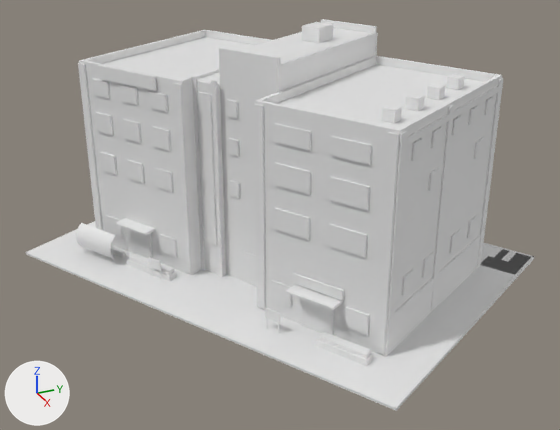
The glTF model models/place_구립성동청소년독서실.glb, before and after one commit.
Camera for both pictures: a camera (50 mm lens) standing at (50.0, -22.7, 28.3) and looking at (1.5, -0.9, 4.0). Arrows for +X, +Y and +Z are at lower left; the lights stay in place. The older version comes first. Materials are left out; every surface is plain grey. Where no turn or scale is listed for an object, it has been applied to the vertices. Vertices at exactly the same position are counted once.

Names of what the first picture shows: 'Merged_Core_5FStucco', 'Merged_Core_BrownBand', 'Merged_Core_Pilasters', 'Merged_Env_Crosswalk', 'Merged_Env_Curbs', 'Merged_Env_Sidewalks', 'Merged_Env_SiteBase', 'Merged_Env_YardAsphalt', 'Merged_NE_GreenRoof', 'Merged_NE_Parapet', 'Merged_NE_Pilasters', 'Merged_NE_StonePlinth', 'Merged_NE_StuccoBody', 'Merged_SW_GreenRoof', 'Merged_SW_Pilasters', 'Merged_SW_StuccoBody', 'Merged_WinGlass3P' and 28 more.
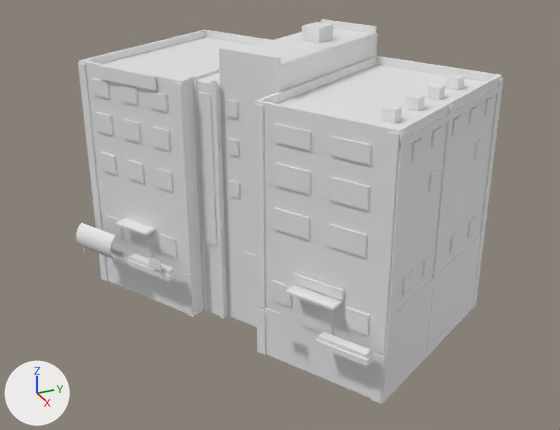
Where the newer file only moved an object's origin or applied its transform, the numbers keep the older frame.

The change, as a list of edits to the scene's bpy script:
```text
Change me_mesh_5:
    remove me_mesh_5.from_pydata(...)  # 56 vertices, 84 faces; spans x -8.0..8.1, y -8.8..8.8, z -7.2..7.2
    add me_mesh_5.from_pydata(...)  # 88 vertices, 132 faces; spans x -8.0..8.1, y -8.8..8.8, z -11.0..7.2
    me_mesh_5 part 1: the loose piece of 8 vertices spanning x -0.8..-0.2, y -8.8..-8.3, z -7.2..7.2 is copied, and the copy is scaled about its middle by (1, 1, 0.25), then moved by (0.0, 0.0, -9.2); it spans x -0.8..-0.2, y -8.8..-8.3, z -11.0..-7.4
    me_mesh_5 part 2: the loose piece of 8 vertices spanning x 7.4..8.1, y -4.0..-3.5, z -7.2..7.2 is copied, and the copy is scaled about its middle by (1, 1, 0.25), then moved by (0.0, 0.0, -9.2); it spans x 7.4..8.1, y -4.0..-3.5, z -11.0..-7.4
    other edits to the shape of me_mesh_5 do not show in these pictures
Change me_mesh_12:
    remove me_mesh_12.from_pydata(...)  # 8 vertices, 12 faces; spans x -4.12..4.12, y -6.13..6.13, z -7.3..7.3
    add me_mesh_12.from_pydata(...)  # 16 vertices, 24 faces; spans x -4.12..4.12, y -6.13..6.13, z -10.9..7.3
    me_mesh_12 part 3
    10 faces are deleted
    8 vertices are added at x -4.12..4.12, y -6.13..6.13, z -10.9..-7.3
    22 new faces join them
Change me_mesh_13:
    remove me_mesh_13.from_pydata(...)  # 40 vertices, 60 faces; spans x -6.3..2.2, y -7.5..7.5, z -8.2..8.2
    add me_mesh_13.from_pydata(...)  # 80 vertices, 120 faces; spans x -6.3..2.2, y -7.5..7.5, z -11.8..8.2
    me_mesh_13 part 4: the loose piece of 8 vertices spanning x 0.2..0.6, y -7.5..-7.1, z -8.2..6.6 is copied, and the copy is scaled about its middle by (1, 1, 0.241), then moved by (0.0, 0.0, -9.2); it spans x 0.2..0.6, y -7.5..-7.1, z -11.8..-8.3
    me_mesh_13 part 5: the loose piece of 8 vertices spanning x 1.8..2.2, y -6.6..-6.2, z -8.2..6.6 is copied, and the copy is scaled about its middle by (0.999, 0.998, 0.241), then moved by (0.0, 0.0, -9.2); it spans x 1.8..2.2, y -6.6..-6.2, z -11.8..-8.3
    other edits to the shape of me_mesh_13 do not show in these pictures
Change me_mesh_17:
    remove me_mesh_17.from_pydata(...)  # 8 vertices, 12 faces; spans x -5.2..5.2, y -6.7..6.7, z -8.2..8.2
    add me_mesh_17.from_pydata(...)  # 16 vertices, 24 faces; spans x -5.2..5.2, y -6.7..6.7, z -11.8..8.2
    me_mesh_17 part 6: the loose piece of 8 vertices spanning x -5.2..5.2, y -6.7..6.7, z -8.2..8.2 is copied, and the copy is scaled about its middle by (1, 1, 0.218), then moved by (0.0, 0.0, -10.1); it spans x -5.2..5.2, y -6.7..6.7, z -11.8..-8.3
Change me_mesh_25:
    remove me_mesh_25.from_pydata(...)  # 8 vertices, 12 faces; spans x -8.1..8.1, y -9.0..9.0, z -7.1..7.1
    add me_mesh_25.from_pydata(...)  # 16 vertices, 24 faces; spans x -8.1..8.1, y -9.0..9.0, z -10.7..7.1
    me_mesh_25 part 7
    10 faces are deleted
    8 vertices are added at x -8.1..8.1, y -9.0..9.0, z -10.7..-7.1
    22 new faces join them
Change me_mesh_29:
    remove me_mesh_29.from_pydata(...)  # 16 vertices, 24 faces; spans x -8.2..8.2, y -4.1..9.1, z -1.4..1.4
    add me_mesh_29.from_pydata(...)  # 32 vertices, 48 faces; spans x -8.2..8.2, y -4.1..9.1, z -5.0..1.4
    me_mesh_29 part 8: 16 vertices added at x -8.2..8.2, y -4.1..9.1, z -5.0..-1.4
Change me_mesh_30:
    remove me_mesh_30.from_pydata(...)  # 72 vertices, 108 faces; spans x -8.2..8.1, y -9.1..9.1, z -7.2..7.2
    add me_mesh_30.from_pydata(...)  # 112 vertices, 168 faces; spans x -8.2..8.1, y -9.1..9.1, z -11.0..7.2
    me_mesh_30 part 9: the loose piece of 8 vertices spanning x 4.5..5.0, y 1.4..2.0, z -7.2..7.2 is copied, and the copy is scaled about its middle by (1, 1, 0.25), then moved by (0.0, 0.0, -9.2); it spans x 4.5..5.0, y 1.4..2.0, z -11.0..-7.4
    me_mesh_30 part 10: the loose piece of 8 vertices spanning x 7.6..8.1, y -4.1..-3.4, z -7.2..7.2 is copied, and the copy is scaled about its middle by (1, 1, 0.25), then moved by (0.0, 0.0, -9.2); it spans x 7.6..8.1, y -4.1..-3.4, z -11.0..-7.4
    me_mesh_30 part 11: the loose piece of 8 vertices spanning x -0.6..0.0, y -9.1..-8.7, z -7.2..7.2 is copied, and the copy is scaled about its middle by (1, 1, 0.25), then moved by (0.0, 0.0, -9.2); it spans x -0.6..0.0, y -9.1..-8.7, z -11.0..-7.4
    me_mesh_30 part 12: the loose piece of 8 vertices spanning x -0.6..0.0, y -9.1..-8.7, z -7.2..7.2 is copied, and the copy is scaled about its middle by (1, 1, 0.25), then moved by (8.1, 4.6, -9.2); it spans x 7.4..8.1, y -4.5..-4.0, z -11.0..-7.4
    other edits to the shape of me_mesh_30 do not show in these pictures
Remove ob_merged_env_sitebase:
    ob_merged_env_sitebase = bpy.data.objects.new('Merged_Env_SiteBase', me_mesh_46)
Remove ob_merged_env_sidewalks:
    ob_merged_env_sidewalks = bpy.data.objects.new('Merged_Env_Sidewalks', me_mesh_47)
Remove ob_merged_env_yardasphalt:
    ob_merged_env_yardasphalt = bpy.data.objects.new('Merged_Env_YardAsphalt', me_mesh_48)
Remove ob_merged_env_curbs:
    ob_merged_env_curbs = bpy.data.objects.new('Merged_Env_Curbs', me_mesh_49)
Remove ob_merged_env_crosswalk:
    ob_merged_env_crosswalk = bpy.data.objects.new('Merged_Env_Crosswalk', me_mesh_50)
```

Location of each change, [x1, y1, x2, y2] in pixels of the pictures (560 x 430 px):
'Merged_Env_YardAsphalt', deleted: before [51, 245, 384, 392]
'Merged_Env_Sidewalks', deleted: before [26, 221, 531, 407]
'Merged_Env_SiteBase', deleted: before [25, 252, 534, 411]
'Merged_Env_Curbs', deleted: before [394, 243, 535, 409]
'Merged_Env_Crosswalk', deleted: before [483, 244, 516, 262]
part 1 of me_mesh_5, added: after [99, 253, 108, 281]
part 2 of me_mesh_5, added: after [184, 273, 194, 317]
part 3 of me_mesh_12, cut back: before [204, 226, 226, 275]; after [204, 226, 227, 317]
part 4 of me_mesh_13, added: after [201, 270, 207, 311]
part 5 of me_mesh_13, added: after [219, 277, 225, 319]
part 6 of me_mesh_17, added: after [226, 275, 258, 327]
part 7 of me_mesh_25, cut back: before [258, 148, 407, 356]; after [258, 148, 407, 398]
part 8 of me_mesh_29, added: after [381, 236, 481, 404]
part 9 of me_mesh_30, added: after [426, 310, 435, 357]
part 10 of me_mesh_30, added: after [383, 352, 392, 403]
part 11 of me_mesh_30, added: after [257, 308, 266, 355]
part 12 of me_mesh_30, added: after [371, 353, 384, 404]
